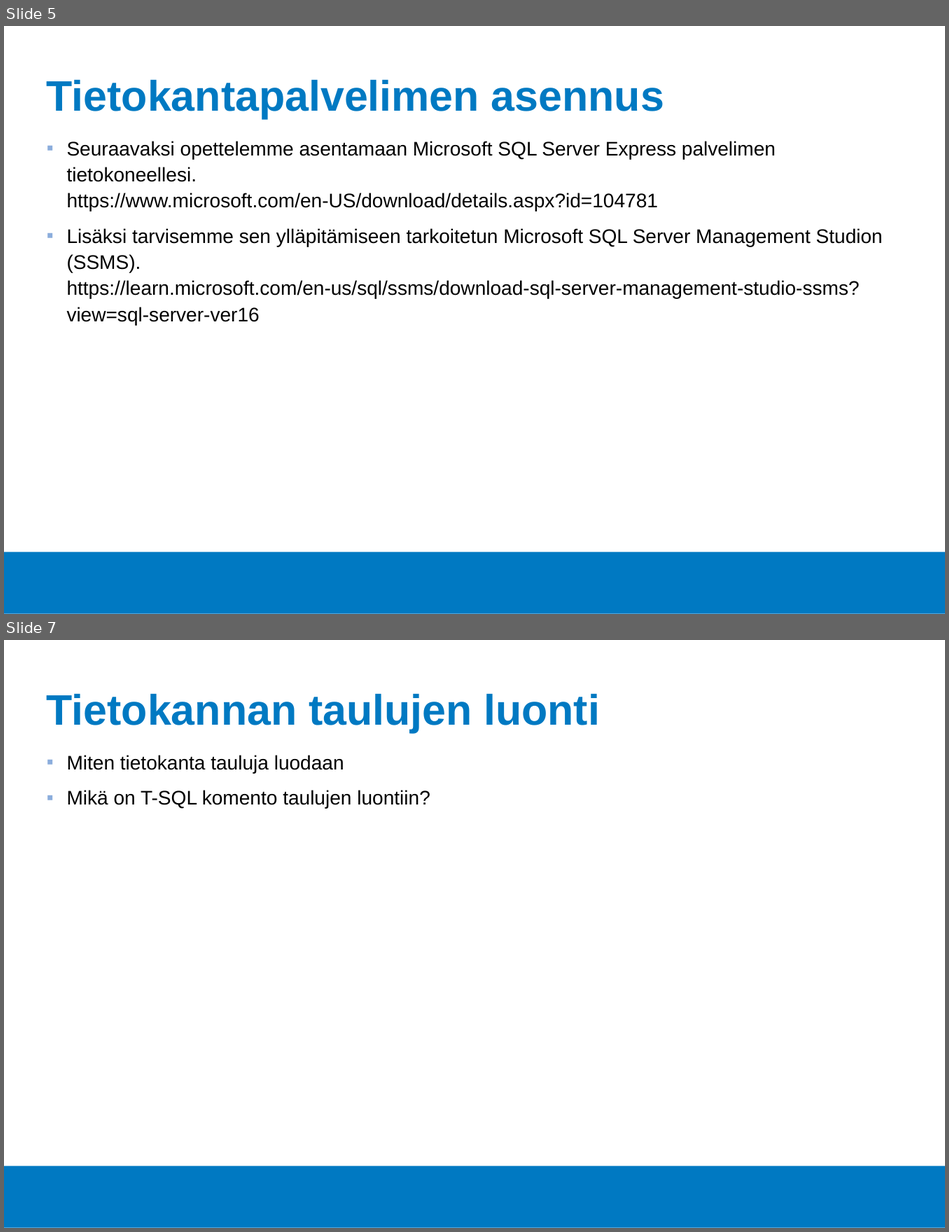
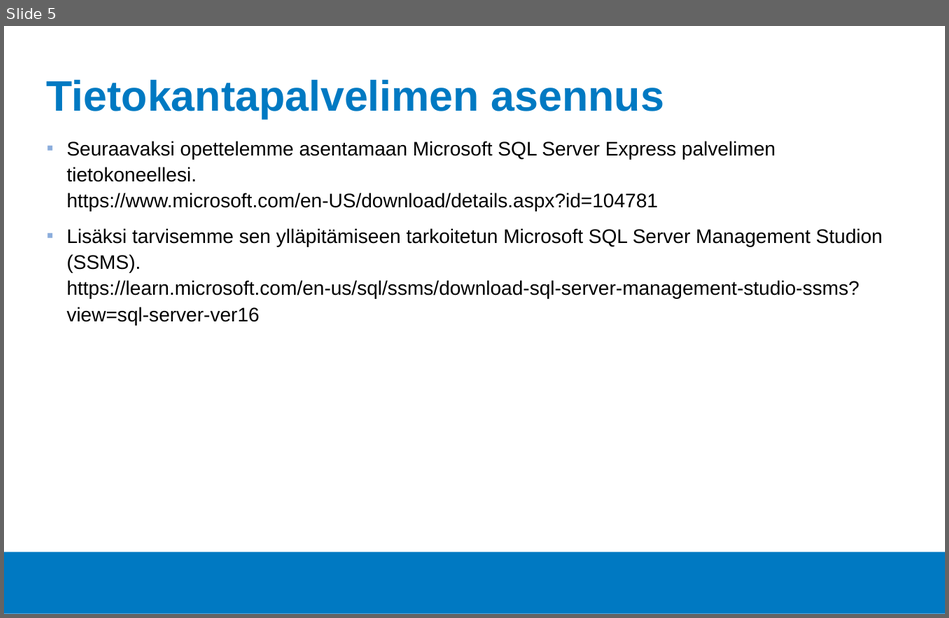
Before and after one commit to Tietokantahallinta/Tietokantahallinta.github.io, a slide deck: luennot/viikko01/Luentokalvot_01.odp. Shown one above the other, each under a label of ours: slides 5 and 7 before the commit, slide 5 after it; the slides between them are not shown. The pictures are 949x1232 and 949x618 pixels, drawn with LibreOffice and Linux fonts; fonts in the diff are those of the drawing; background and template pictures are left out. Boxes give left, top, right and bottom in pixels: in the first picture for what was removed or moved away, otherwise in the second. Text is boxed around its words. In the diff, an @@ line names an element or a change of style, - is before the commit and + after.

```diff
--- a/luennot/viikko01/Luentokalvot_01.odp
+++ b/luennot/viikko01/Luentokalvot_01.odp
@@ slide 7 removed at (x1=4, y1=640, x2=945, y2=1228), background #FFFFFF; not listed: 1 template element that a slide beside it also shows @@
@@ title removed at (x1=47, y1=693, x2=600, y2=732) @@
-Tietokannan taulujen luonti
@@ text removed at (x1=67, y1=755, x2=430, y2=809) @@
-▪ Miten tietokanta tauluja luodaan
-▪ Mikä on T-SQL komento taulujen luontiin?
```
Also in this commit, not shown: 2 slides changed, 2 other slides removed, 11 other files.
